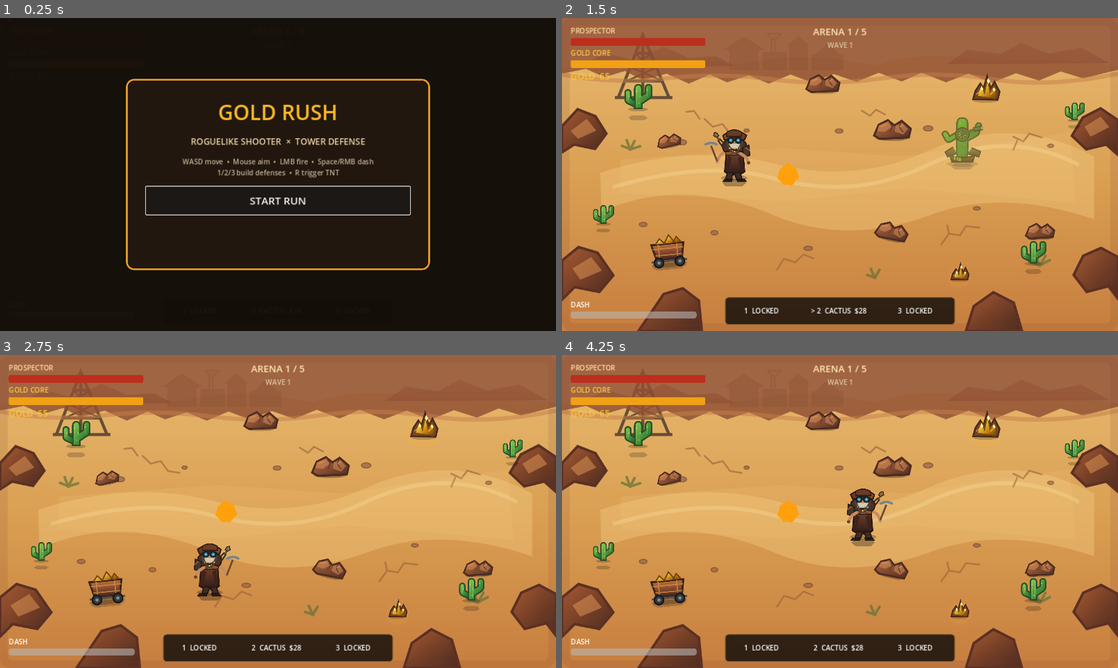
Above: before the commit, frames 1-4 (two rows, left to right).
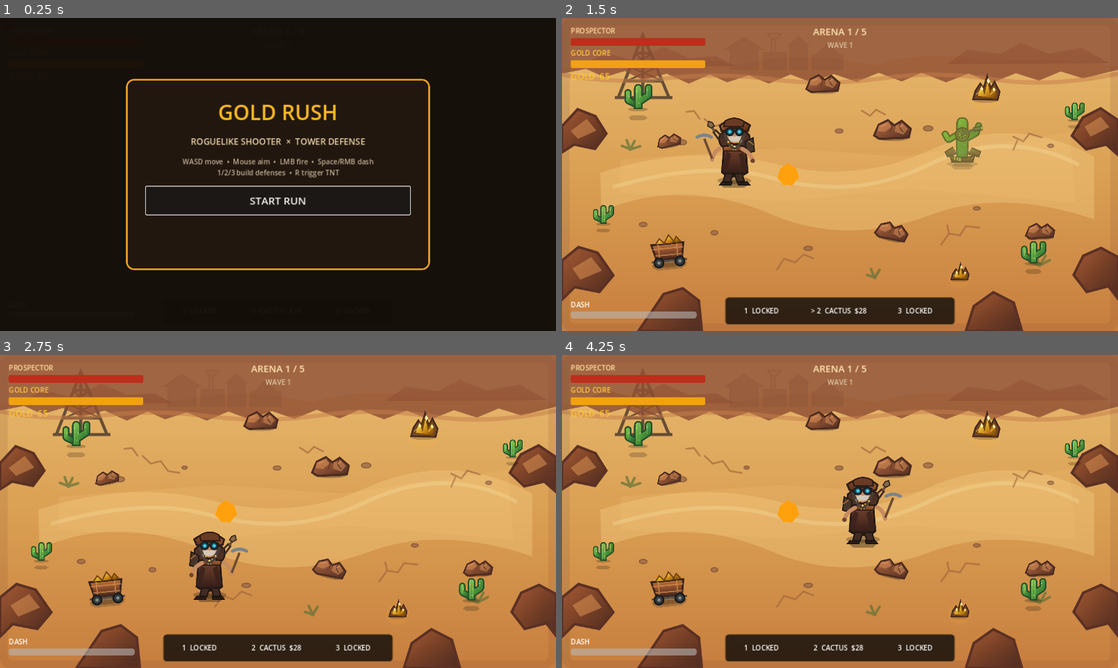
Above: after the commit, the same moments.

Repository: motomotoo1997-art/monster-quest
Game: Godot game, scene res://scenes/main/Main.tscn
The game is run twice, just before and just after one commit, with the same random seed, the same clock (stepped at 60 frames per second) and the same inputs.
Inputs (mouse positions are in pixels of both pictures, inside the frame that each line leads up to):
- Up to frame 1 (0.25 s): no input
- Up to frame 2 (1.5 s): click "START RUN" at 0.5 s; tap Enter at 1.25 s; move the mouse to (962, 158) at 1.27 s; hold D (move_right) from 1.28 s (still down); tap E (ability_e) at 1.35 s
- Up to frame 3 (2.75 s): move the mouse to (166, 527) at 2.02 s; release D (move_right) at 2.03 s; hold S (move_down) from 2.03 s (still down); tap Q (ability_q) at 2.1 s
- Up to frame 4 (4.25 s): move the mouse to (895, 442) at 2.77 s; release S (move_down) at 2.78 s; hold D (move_right) 2.78-3.53 s; tap R (ability_r) at 2.85 s; move the mouse to (812, 574) at 3.52 s; hold W (move_up) from 3.53 s (still down); tap 1 (build_1) at 3.6 s

The runs differ from the first frame. In frame 2, 1.1% of the frame differs, in the area x 24-35%, y 31-55%; in frame 3, 1.0%; in frame 4, 1.1%.

Commit message:
art: increase Prospector combat readability

Diff:
--- a/gold-rush-roguelike/scenes/player/Prospector.tscn
+++ b/gold-rush-roguelike/scenes/player/Prospector.tscn
@@ -28,7 +28,7 @@
 animations = [{"frames":[{"duration":1.0,"texture":SubResource("AtlasTexture_idle")}],"loop":true,"name":&"idle","speed …(353 unchanged characters)…
 
 [node name="Prospector" type="CharacterBody2D" groups=["player"]]
-z_index = 4
+z_index = 6
 collision_layer = 1
 collision_mask = 1
 script = ExtResource("1_player")
@@ -38,20 +38,20 @@
 shape = SubResource("CapsuleShape2D_player")
 
 [node name="Shadow" type="Polygon2D" parent="."]
-position = Vector2(0, 20)
-polygon = PackedVector2Array(-27,0,-18,-8,18,-8,27,0,18,8,-18,8)
-color = Color(0.04,0.025,0.015,0.30)
+position = Vector2(0, 22)
+polygon = PackedVector2Array(-34,0,-23,-9,23,-9,34,0,23,9,-23,9)
+color = Color(0.04,0.025,0.015,0.34)
 
 [node name="BodyVisual" type="AnimatedSprite2D" parent="."]
-position = Vector2(0, -58)
+position = Vector2(0, -72)
 sprite_frames = SubResource("SpriteFrames_player")
 animation = &"idle"
-scale = Vector2(0.48, 0.48)
+scale = Vector2(0.62, 0.62)
 
 [node name="VisualPivot" type="Node2D" parent="."]
 
 [node name="Muzzle" type="Marker2D" parent="VisualPivot"]
-position = Vector2(47, -8)
+position = Vector2(58, -16)
 
 [node name="HealthComponent" type="Node" parent="."]
 script = ExtResource("2_health")
